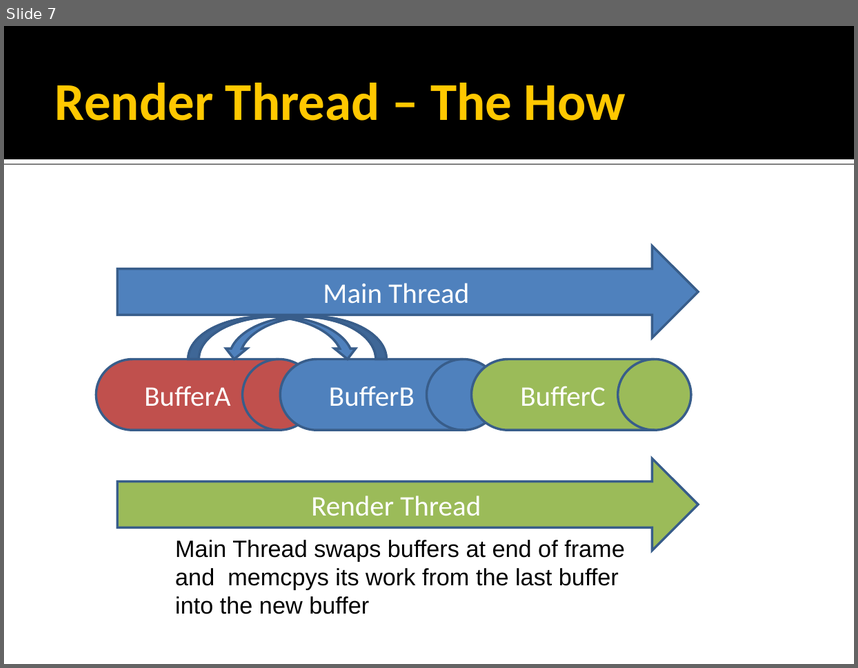
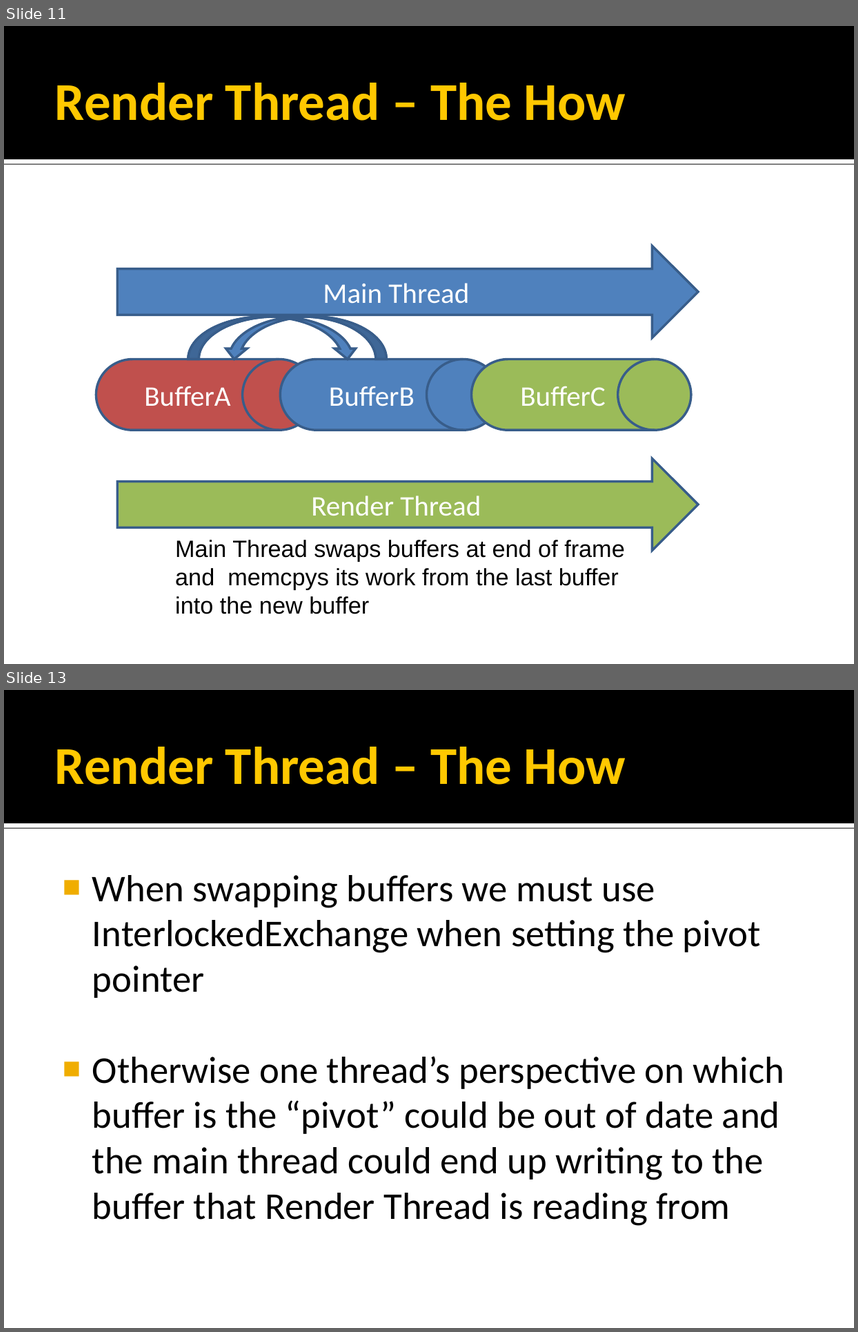
Before and after one commit to rmeisler/example_code, a slide deck: Concurrency Strategies.ppt. Shown one above the other, each under a label of ours: slide 7 before the commit, slides 11 and 13 after it; the slides between them are not shown. The pictures are 858x668 and 858x1332 pixels, drawn with LibreOffice and Linux fonts; fonts in the diff are those of the drawing; background and template pictures are left out. Boxes give left, top, right and bottom in pixels: in the first picture for what was removed or moved away, otherwise in the second. Text is boxed around its words. In the diff, an @@ line names an element or a change of style, - is before the commit and + after.

```diff
--- a/Concurrency Strategies.ppt
+++ b/Concurrency Strategies.ppt
@@ slide 13 added at (4, 690, 854, 1328), background picture (left out); not listed: 2 template elements that a slide beside it also shows @@
@@ title added at (55, 747, 626, 785), 45 pt, text #FFC800, bold @@
+Render Thread – The How
@@ text added at (92, 875, 784, 1225), 32 pt, text #000000 @@
+■ When swapping buffers we must use InterlockedExchange when setting the pivot pointer
+■ Otherwise one thread’s perspective on which buffer is the “pivot” could be out of date and the main thread could end up writing to the buffer that Render Thread is reading from
@@ what was slide 7 is now slide 11 @@
```
Also in this commit, not shown: 30 slides changed, 17 other slides added, 14 slides removed, 1 other file.
